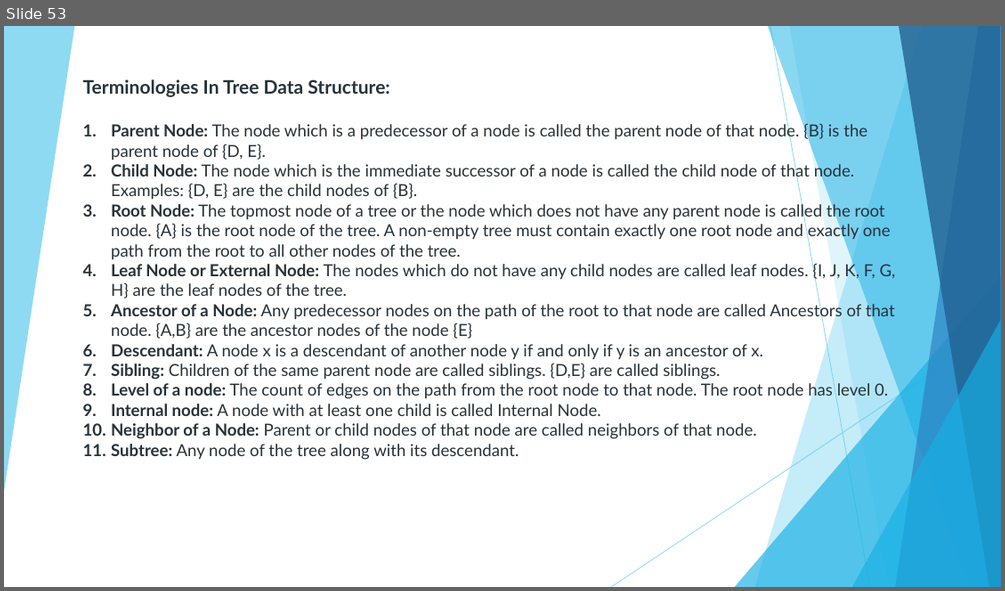
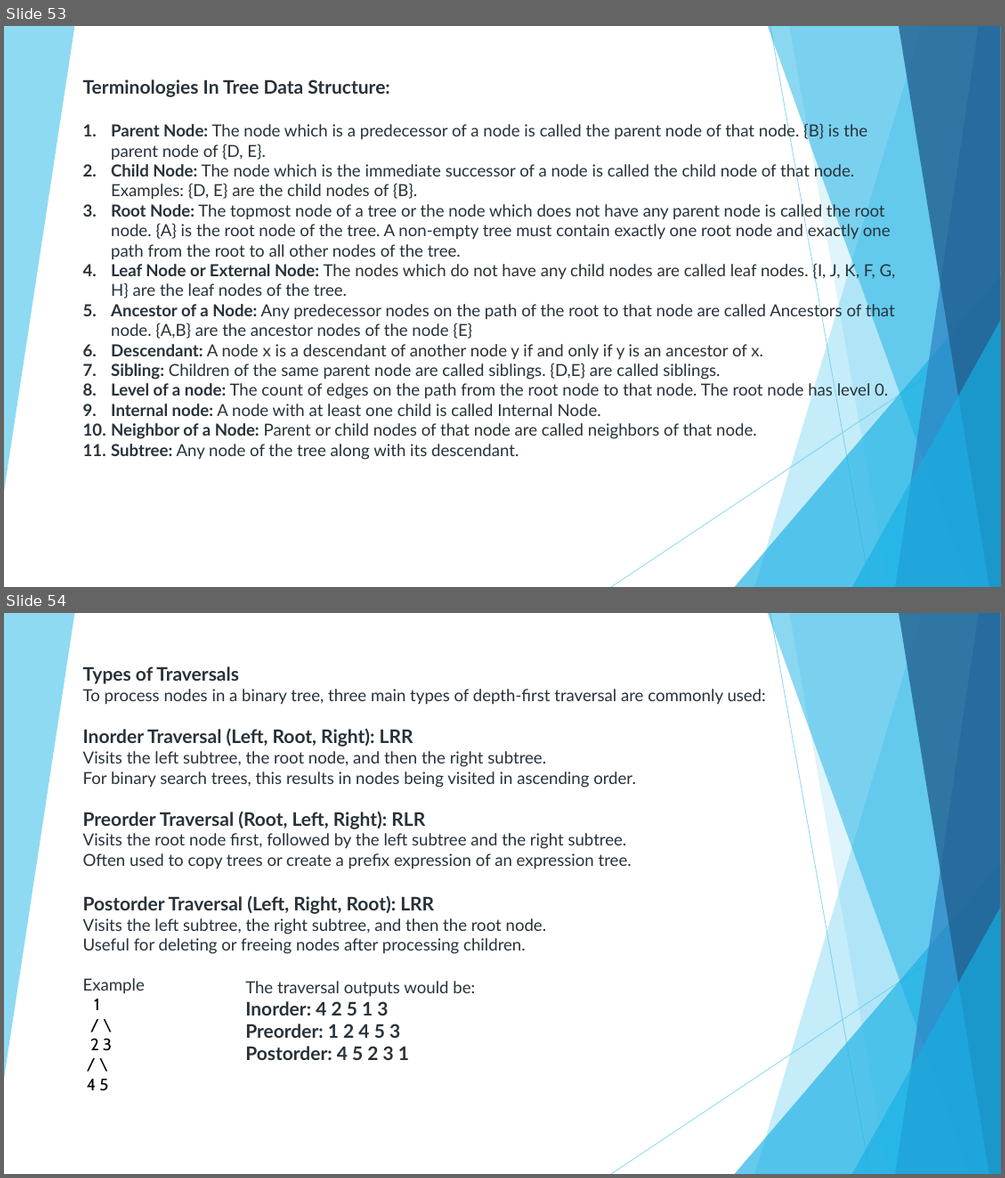
Before and after one commit to nandhakumargit/dsa, a slide deck: Notes/Data Structure and Algorithms.pptx. Shown one above the other, each under a label of ours: slide 53 before the commit, slides 53 and 54 after it. The pictures are 1005x591 and 1005x1178 pixels, drawn with LibreOffice and Linux fonts; fonts in the diff are those of the drawing. Boxes give left, top, right and bottom in pixels: in the first picture for what was removed or moved away, otherwise in the second. Text is boxed around its words. In the diff, an @@ line names an element or a change of style, - is before the commit and + after.

```diff
--- a/Notes/Data Structure and Algorithms.pptx
+++ b/Notes/Data Structure and Algorithms.pptx
@@ slide 54 added at (x1=4, y1=613, x2=1001, y2=1174), background #FFFFFF; not listed: 10 template elements that a slide beside it also shows @@
@@ text added at (x1=83, y1=666, x2=766, y2=1091), 16 pt, text #273239 @@
+Types of Traversals
+To process nodes in a binary tree, three main types of depth-first traversal are commonly used:
+Inorder Traversal (Left, Root, Right): LRR
+Visits the left subtree, the root node, and then the right subtree.
+For binary search trees, this results in nodes being visited in ascending order.
+Preorder Traversal (Root, Left, Right): RLR
+Visits the root node first, followed by the left subtree and the right subtree.
+Often used to copy trees or create a prefix expression of an expression tree.
+Postorder Traversal (Left, Right, Root): LRR
+Visits the left subtree, the right subtree, and then the root node.
+Useful for deleting or freeing nodes after processing children.
+Example
+1
+/ \
+2 3
+/ \
+4 5
@@ text added at (x1=245, y1=981, x2=475, y2=1060), 18 pt, text #273239, bold @@
+The traversal outputs would be:
+Inorder: 4 2 5 1 3
+Preorder: 1 2 4 5 3
+Postorder: 4 5 2 3 1
```
Also in this commit, not shown: 1 slide changed, 6 other files.
